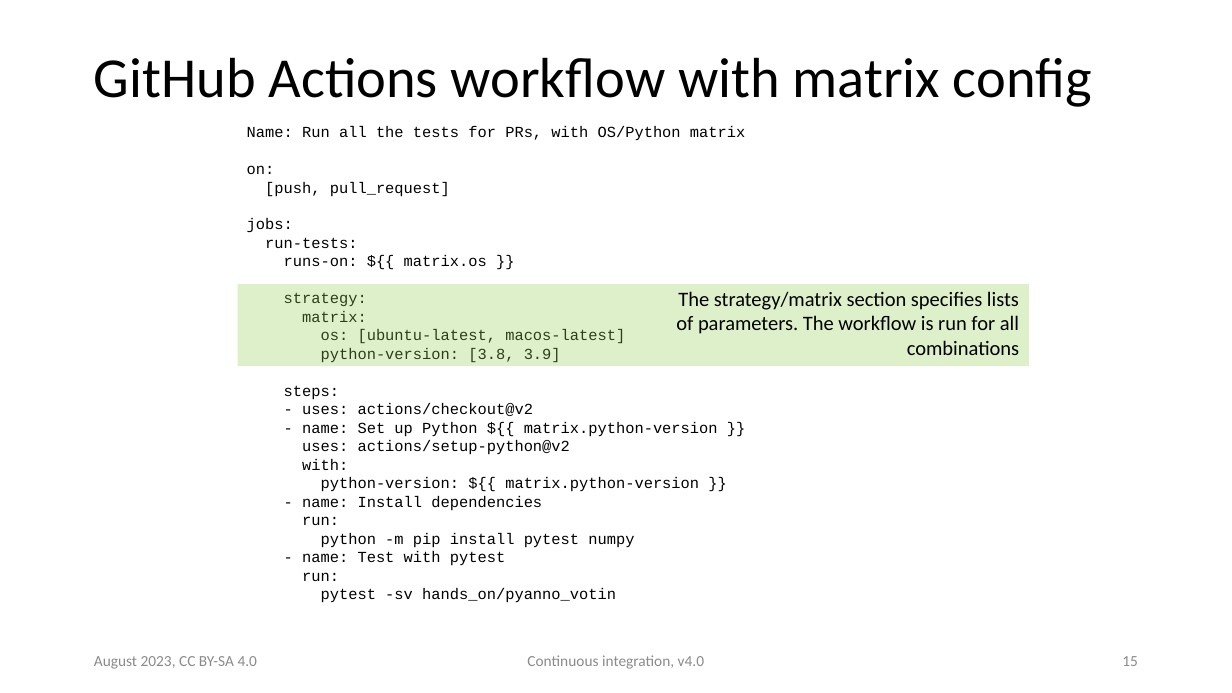
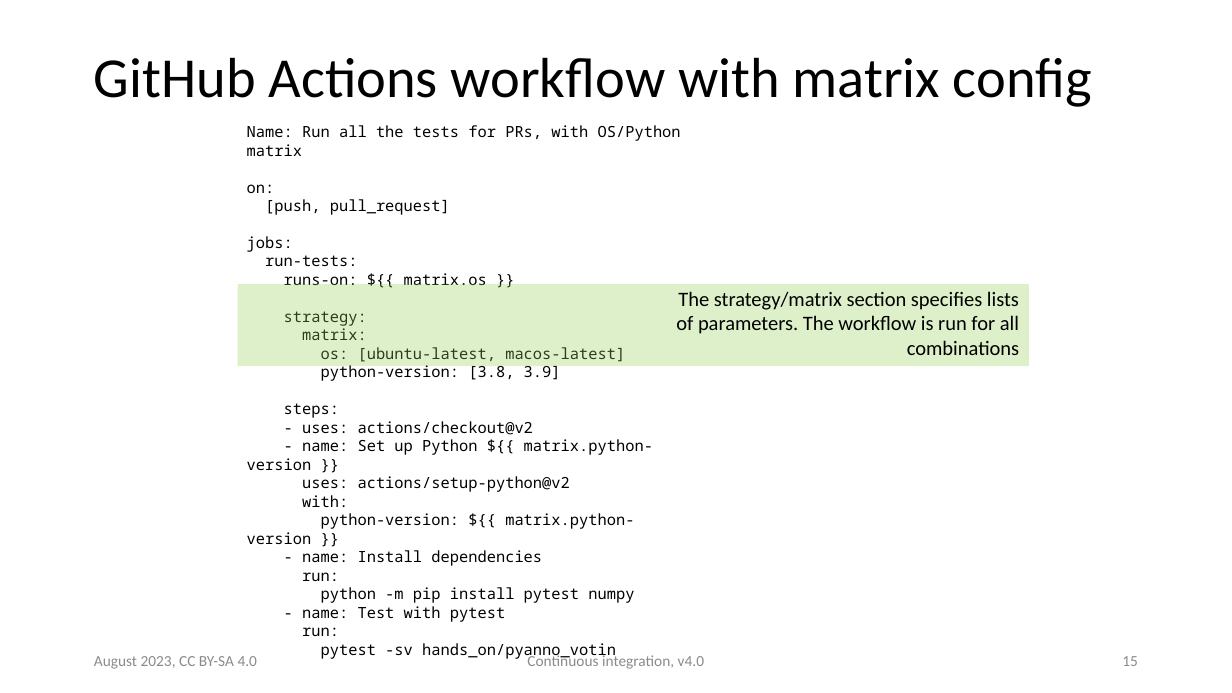
Before and after one commit to ASPP/testing_debugging_profiling, a slide deck: slide 15 of continuous_integration.pptx. Drawn at 1232x693 pixels with LibreOffice and Linux fonts; fonts in the diff are those of the drawing. Boxes give left, top, right and bottom in pixels: in the first picture for what was removed or moved away, otherwise in the second. Text is boxed around its words. In the diff, an @@ line names an element or a change of style, - is before the commit and + after.

```diff
--- a/continuous_integration.pptx
+++ b/continuous_integration.pptx
@@ text "Name: Run all the tests ..." at (x1=247, y1=125, x2=681, y2=622): font Courier New to Noto Sans Mono @@
```
Also in this commit, not shown: 6 other slides changed.
